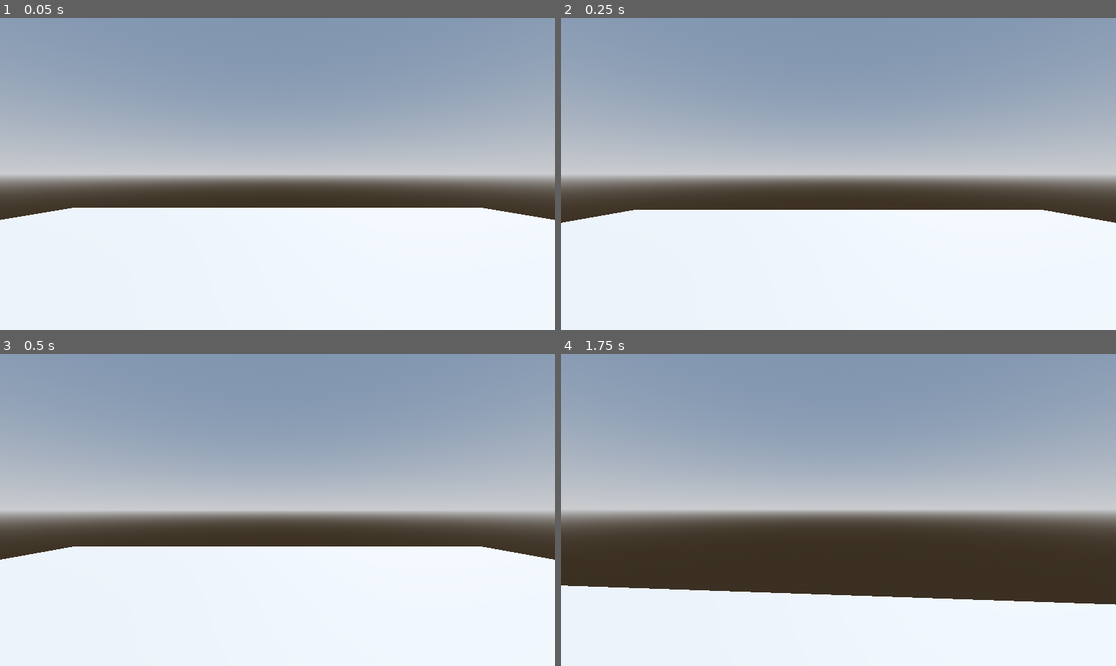
Above: before the commit, frames 1-4 (two rows, left to right).
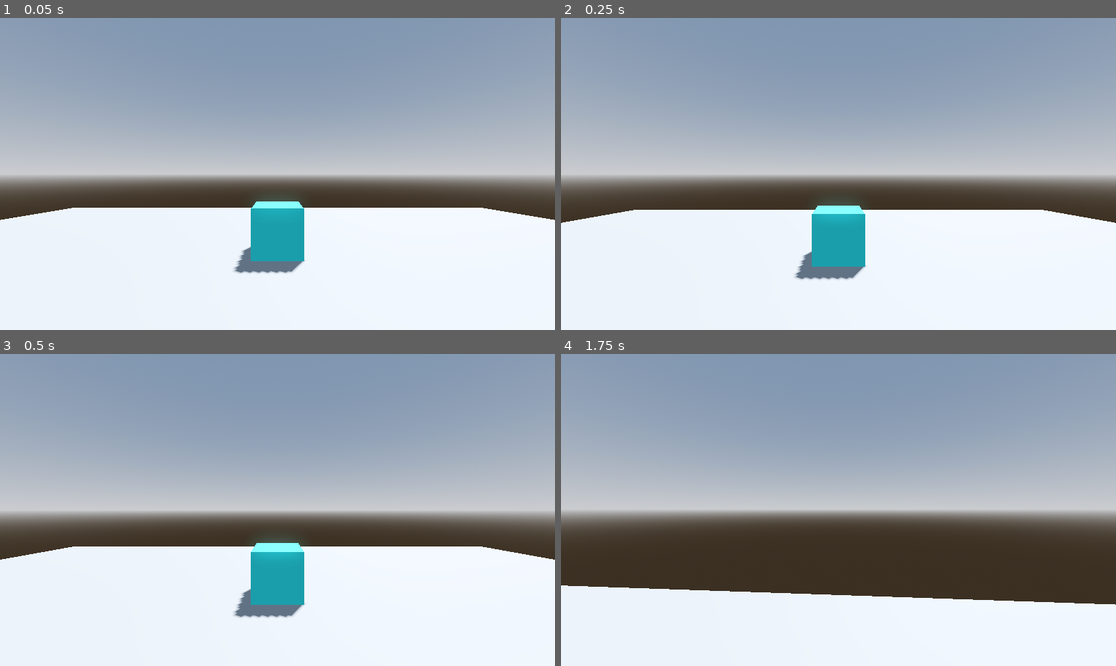
Above: after the commit, the same moments.

Repository: DrOtter3000/generic-horror-game
Game: Godot game, scene res://Levels/sandbox.tscn
Same seed, same stepped clock (60 frames per second), same inputs: the game is played once before the commit and once after it.
Inputs (mouse positions are in pixels of both pictures, inside the frame that each line leads up to):
- Up to frame 1 (0.05 s): no input
- Up to frame 2 (0.25 s): no input
- Up to frame 3 (0.5 s): no input
- Up to frame 4 (1.75 s): move the mouse to (866, 510) at 0.52 s; hold Ctrl (crouch) 0.53-1.28 s; hold W (forward) from 0.53 s (still down); tap Space (jump) at 0.77, 1.52 s; move the mouse to (810, 510) at 1.27 s; tap Ctrl (crouch) at 1.35 s

The runs differ from the first frame. In frame 1, 2.4% of the frame differs, in the area x 42-55%, y 57-82%; in frame 2, 2.4%; in frame 3, 2.5%, in the area x 42-55%, y 59-85%; in frame 4, nothing differs.

Commit message:
add interactor

Diff:
--- a/Characters/Player/player.gd
+++ b/Characters/Player/player.gd
@@ -7,6 +7,7 @@
 @export var normal_camera_position := 1.8
 
 @onready var camera_3d: Camera3D = $Camera3D
+@onready var interaction_raycast: RayCast3D = $Camera3D/InteractionRaycast
 
 
 func _ready() -> void:
@@ -38,9 +39,10 @@
 
 	move_and_slide()
 
+	check_for_interactor()
+
 
 func _input(event: InputEvent) -> void:
-	check_for_interactor()
 	if event is InputEventMouseMotion:
 		rotation_degrees.y -= event.relative.x * mouse_sensetivity
 		camera_3d.rotation_degrees.x -= event.relative.y * mouse_sensetivity
@@ -49,4 +51,7 @@
 
 func check_for_interactor():
 	#TODO: make this run
-	pass
+	if interaction_raycast.is_colliding():
+		var collider = interaction_raycast.get_collider()
+		if collider is Interactor:
+			print(collider.text)
--- a/Characters/Player/player.tscn
+++ b/Characters/Player/player.tscn
@@ -21,3 +21,7 @@
 
 [node name="Camera3D" type="Camera3D" parent="."]
 transform = Transform3D(1, 0, 0, 0, 1, 0, 0, 0, 1, 0, 1.6, 0)
+
+[node name="InteractionRaycast" type="RayCast3D" parent="Camera3D"]
+target_position = Vector3(0, 0, -3)
+collide_with_areas = true
--- /dev/null
+++ b/Interactors/interactor.gd
@@ -0,0 +1,4 @@
+class_name Interactor
+extends Area3D
+
+@export var text := "Interact (E)"
--- /dev/null
+++ b/Interactors/interactor.tscn
@@ -0,0 +1,22 @@
+[gd_scene load_steps=5 format=3 uid="uid://db3saivbdiv22"]
+
+[ext_resource type="Script" uid="uid://dgekucc8w0yrs" path="res://Interactors/interactor.gd" id="1_qd65d"]
+
+[sub_resource type="StandardMaterial3D" id="StandardMaterial3D_0a1fu"]
+albedo_color = Color(0.23921569, 1, 1, 1)
+
+[sub_resource type="BoxMesh" id="BoxMesh_0a1fu"]
+material = SubResource("StandardMaterial3D_0a1fu")
+
+[sub_resource type="BoxShape3D" id="BoxShape3D_qd65d"]
+
+[node name="Interactor" type="Area3D"]
+script = ExtResource("1_qd65d")
+
+[node name="MeshInstance3D" type="MeshInstance3D" parent="."]
+transform = Transform3D(1, 0, 0, 0, 1, 0, 0, 0, 1, 0, 0.5, 0)
+mesh = SubResource("BoxMesh_0a1fu")
+
+[node name="CollisionShape3D" type="CollisionShape3D" parent="."]
+transform = Transform3D(1, 0, 0, 0, 1, 0, 0, 0, 1, 0, 0.5, 0)
+shape = SubResource("BoxShape3D_qd65d")
--- a/Levels/sandbox.tscn
+++ b/Levels/sandbox.tscn
@@ -1,6 +1,7 @@
-[gd_scene load_steps=7 format=3 uid="uid://pbo6o4r5tmxo"]
+[gd_scene load_steps=8 format=3 uid="uid://pbo6o4r5tmxo"]
 
 [ext_resource type="PackedScene" uid="uid://saebmpkl5tr2" path="res://Characters/Player/player.tscn" id="1_7t7j1"]
+[ext_resource type="PackedScene" uid="uid://db3saivbdiv22" path="res://Interactors/interactor.tscn" id="2_fukds"]
 
 [sub_resource type="ProceduralSkyMaterial" id="ProceduralSkyMaterial_7t7j1"]
 sky_horizon_color = Color(0.66224277, 0.6717428, 0.6867428, 1)
@@ -39,3 +40,6 @@
 shape = SubResource("ConcavePolygonShape3D_7t7j1")
 
 [node name="CharacterBody3D" parent="." instance=ExtResource("1_7t7j1")]
+
+[node name="Interactor" parent="." instance=ExtResource("2_fukds")]
+transform = Transform3D(1, 0, 0, 0, 1, 0, 0, 0, 1, 0, 0, -4.341436)
Not shown, added: Interactors/interactor.gd.uid
